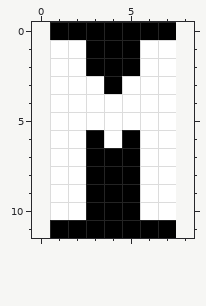
One commit to this pixel-art file: art/font-big/M.ase. The picture above was drawn from the file before the commit.
7x12 pixels, 1 frame. The old version is drawn lined up with the new one, on the new canvas.
Once edited:
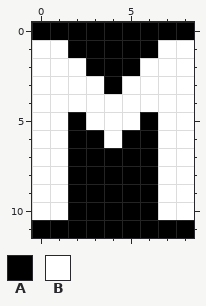
Palette (. is transparent): A #000000  B #ffffff
What changed:
canvas 7x12 -> 9x12, the old top-left corner now at 1,0
@@ x 0..8 @@
- 0 .AAAAAAA.
- 1 .BBAAABB.
- 2 .BBAAABB.
- 3 .BBBABBB.
- 4 .BBBBBBB.
- 5 .BBBBBBB.
- 6 .BBABABB.
- 7 .BBAAABB.
- 8 .BBAAABB.
- 9 .BBAAABB.
-10 .BBAAABB.
-11 .AAAAAAA.
+ 0 AAAAAAAAA
+ 1 BBAAAAABB
+ 2 BBBAAABBB
+ 3 BBBBABBBB
+ 4 BBBBBBBBB
+ 5 BBABBBABB
+ 6 BBAABAABB
+ 7 BBAAAAABB
+ 8 BBAAAAABB
+ 9 BBAAAAABB
+10 BBAAAAABB
+11 AAAAAAAAA
